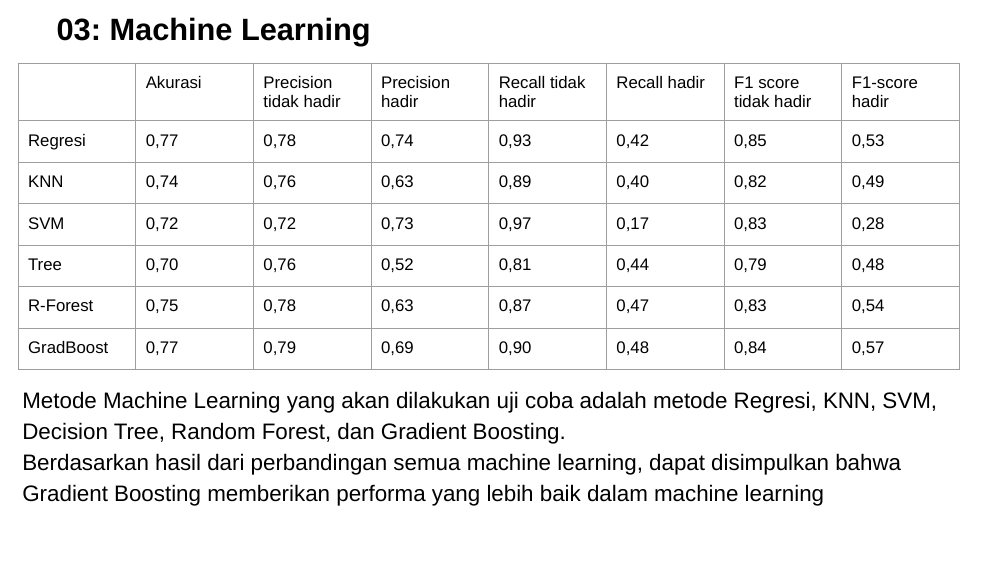
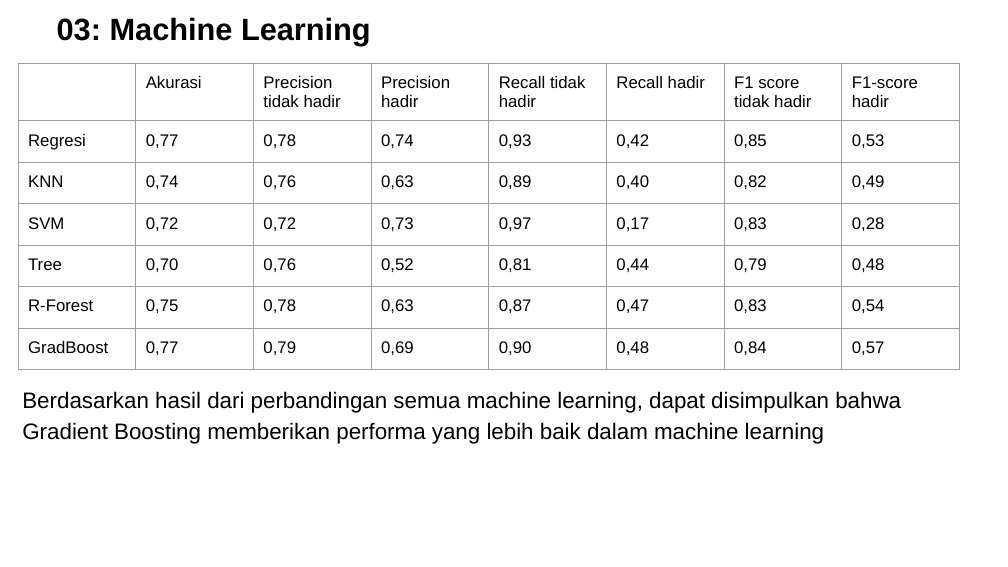
Before and after one commit to wendykusman/ProjectDataScience, a slide deck: slide 35 of DataScienceProject -Wendy Kusman.pptx (slide 34 before the commit). Drawn at 1008x567 pixels with LibreOffice and Linux fonts; fonts in the diff are those of the drawing; background and template pictures are left out. Boxes give left, top, right and bottom in pixels: in the first picture for what was removed or moved away, otherwise in the second. Text is boxed around its words. In the diff, an @@ line names an element or a change of style, - is before the commit and + after.

```diff
--- a/DataScienceProject -Wendy Kusman.pptx
+++ b/DataScienceProject -Wendy Kusman.pptx
@@ text at [22,391,901,444]: text changed @@
-Metode Machine Learning yang akan dilakukan uji coba adalah metode Regresi, KNN, SVM, Decision Tree, Random Forest, dan Gradient Boosting.
-Berdasarkan hasil dari perbandingan semua machine learning, dapat disimpulkan bahwa Gradient Boosting memberikan performa yang lebih baik dalam machine learning
+Berdasarkan hasil dari perbandingan semua machine learning, dapat disimpulkan bahwa Gradient Boosting memberikan performa yang lebih baik dalam machine learning
```
Also in this commit, not shown: 8 other slides changed, 7 slides added, 2 slides removed.
